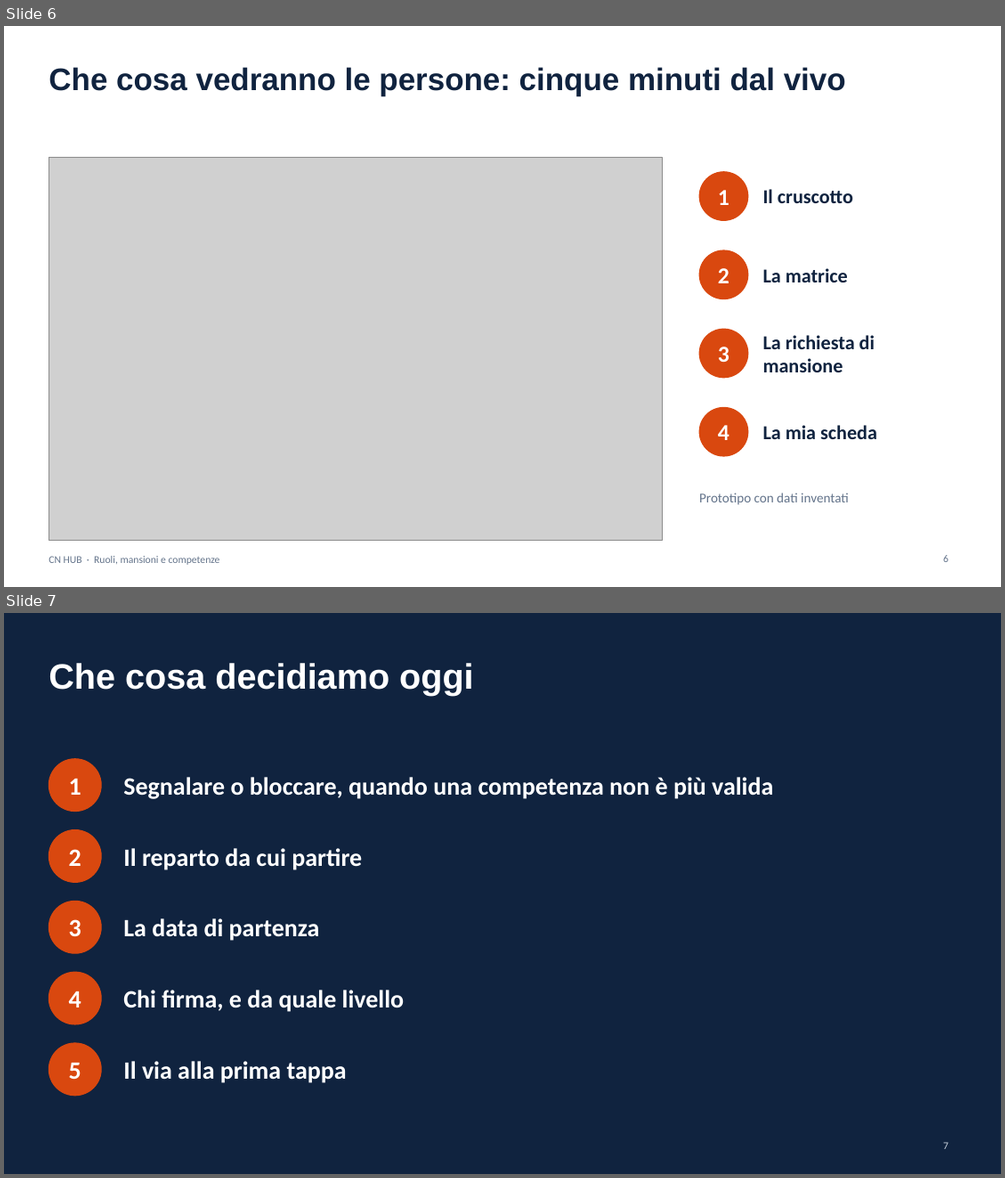
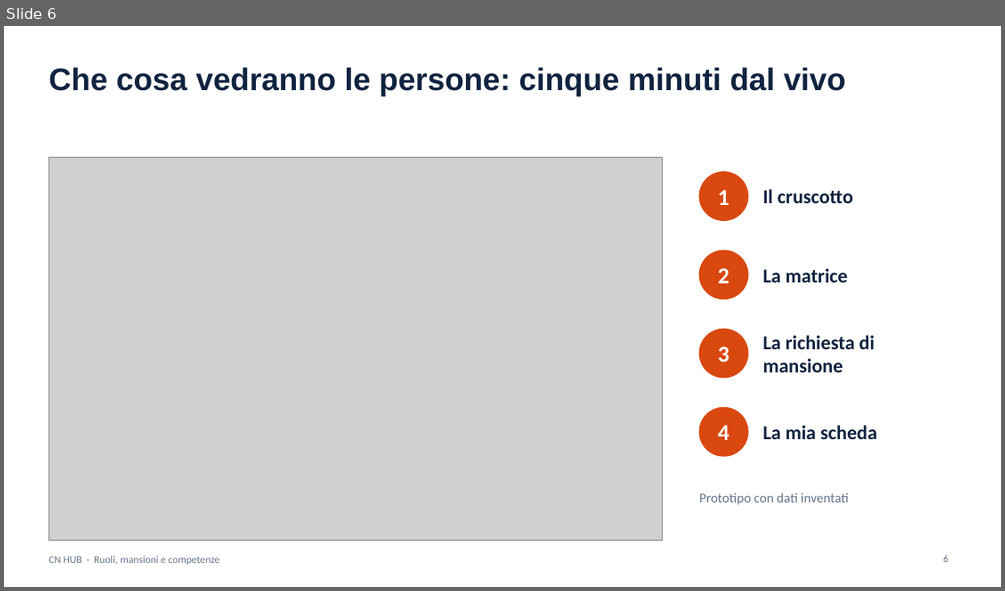
Before and after one commit to brividich/CRM-Brizio, a slide deck: docs/feasibility/ruoli-mansioni-competenze/Fattibilita_RMC_Presentazione.pptx. Shown one above the other, each under a label of ours: slides 6 and 7 before the commit, slide 6 after it. The pictures are 1005x1178 and 1005x591 pixels, drawn with LibreOffice and Linux fonts; fonts in the diff are those of the drawing; grey boxes stand for pictures. Boxes give left, top, right and bottom in pixels: in the first picture for what was removed or moved away, otherwise in the second. Text is boxed around its words. In the diff, an @@ line names an element or a change of style, - is before the commit and + after.

```diff
--- a/docs/feasibility/ruoli-mansioni-competenze/Fattibilita_RMC_Presentazione.pptx
+++ b/docs/feasibility/ruoli-mansioni-competenze/Fattibilita_RMC_Presentazione.pptx
@@ slide 7 removed at [4, 613, 1001, 1174], background #10233F @@
@@ title removed at [48, 663, 474, 696] @@
-Che cosa decidiamo oggi
@@ ellipse removed at [48, 759, 101, 811] @@
@@ text removed at [69, 778, 81, 795] @@
-1
@@ text removed at [123, 777, 773, 799] @@
-Segnalare o bloccare, quando una competenza non è più valida
@@ ellipse removed at [48, 830, 101, 882] @@
@@ text removed at [69, 849, 81, 866] @@
-2
@@ text removed at [123, 848, 362, 870] @@
-Il reparto da cui partire
@@ ellipse removed at [48, 900, 101, 953] @@
@@ text removed at [69, 919, 81, 936] @@
-3
@@ text removed at [123, 918, 320, 941] @@
-La data di partenza
@@ ellipse removed at [48, 972, 101, 1024] @@
@@ text removed at [69, 990, 81, 1007] @@
-4
@@ text removed at [123, 989, 404, 1012] @@
-Chi firma, e da quale livello
@@ ellipse removed at [48, 1043, 101, 1095] @@
@@ text removed at [69, 1062, 81, 1078] @@
-5
@@ text removed at [123, 1061, 347, 1083] @@
-Il via alla prima tappa
@@ page number removed at [943, 1142, 948, 1149] @@
-7
```
Also in this commit, not shown: 1 slide added, 23 other files.
